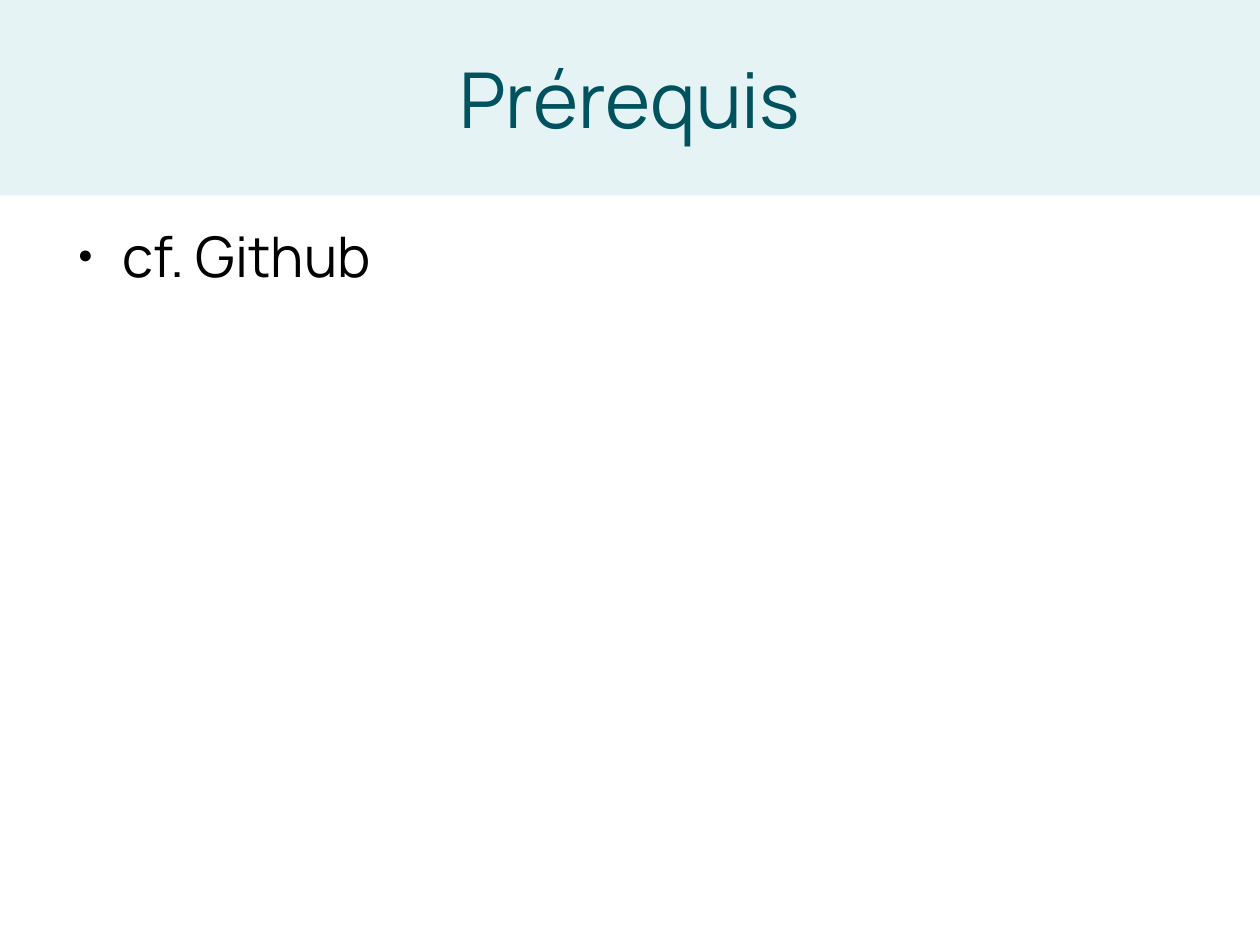
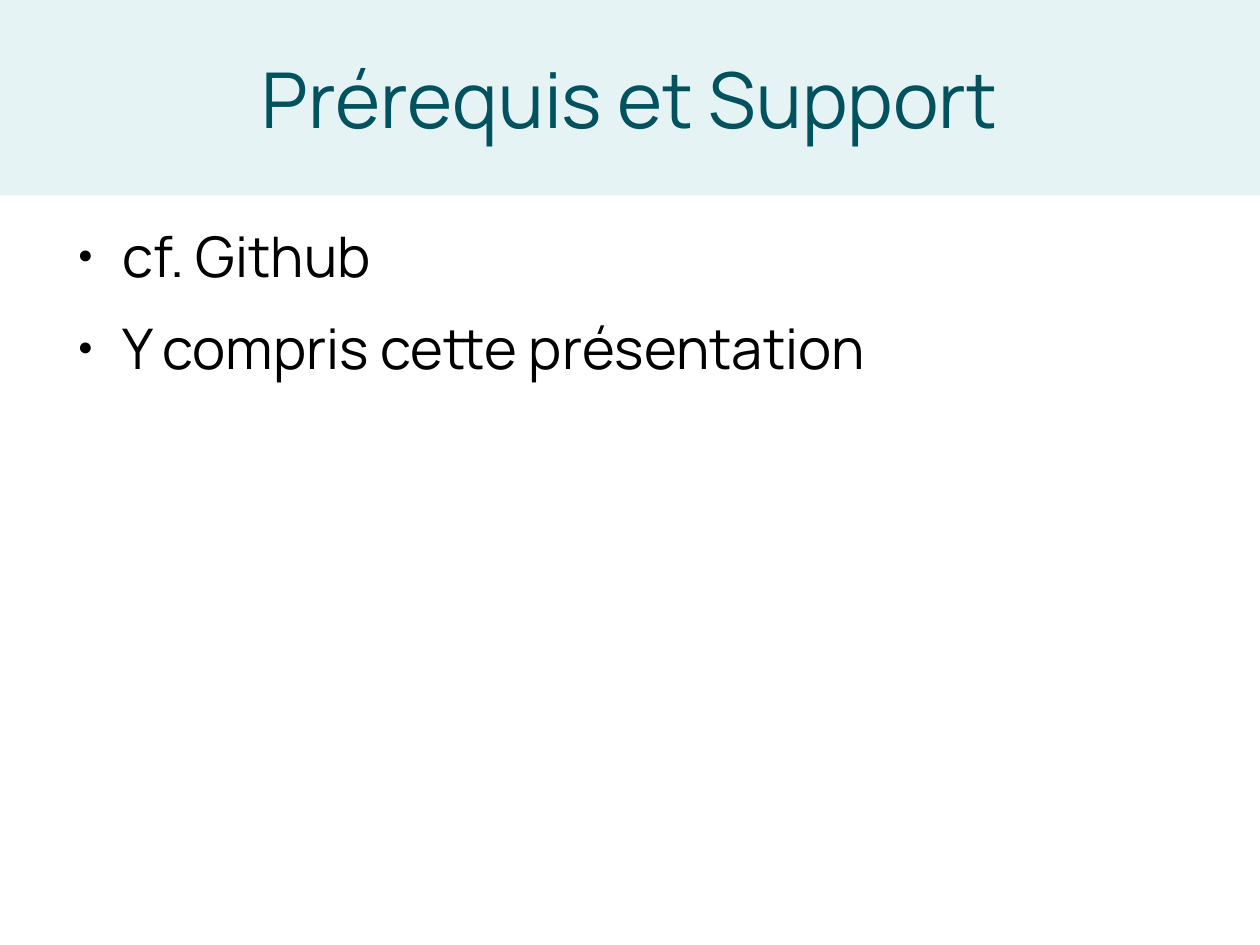
Before and after one commit to liowalter/open-refine-libreabc2025, a slide deck: slide 4 of presentation/openrefine-libreABC2025.odp. Drawn at 1260x945 pixels with LibreOffice and Linux fonts; fonts in the diff are those of the drawing. Boxes give left, top, right and bottom in pixels: in the first picture for what was removed or moved away, otherwise in the second. Text is boxed around its words. In the diff, an @@ line names an element or a change of style, - is before the commit and + after.

```diff
--- a/presentation/openrefine-libreABC2025.odp
+++ b/presentation/openrefine-libreABC2025.odp
@@ title at (x1=262, y1=68, x2=997, y2=147): text changed @@
-Prérequis
+Prérequis et Support
@@ text at (x1=123, y1=325, x2=865, y2=383): paragraph added @@
+● Y compris cette présentation
```
Also in this commit, not shown: 3 other slides changed, 5 slides added, 1 other file.
